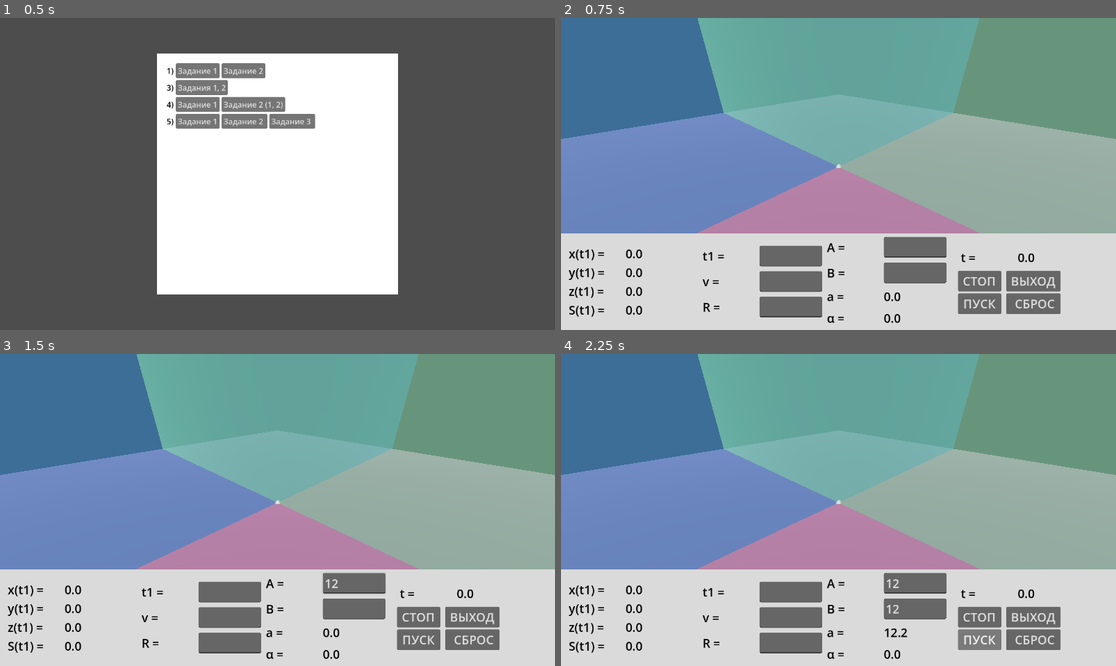
Above: before the commit, frames 1-4 (two rows, left to right).
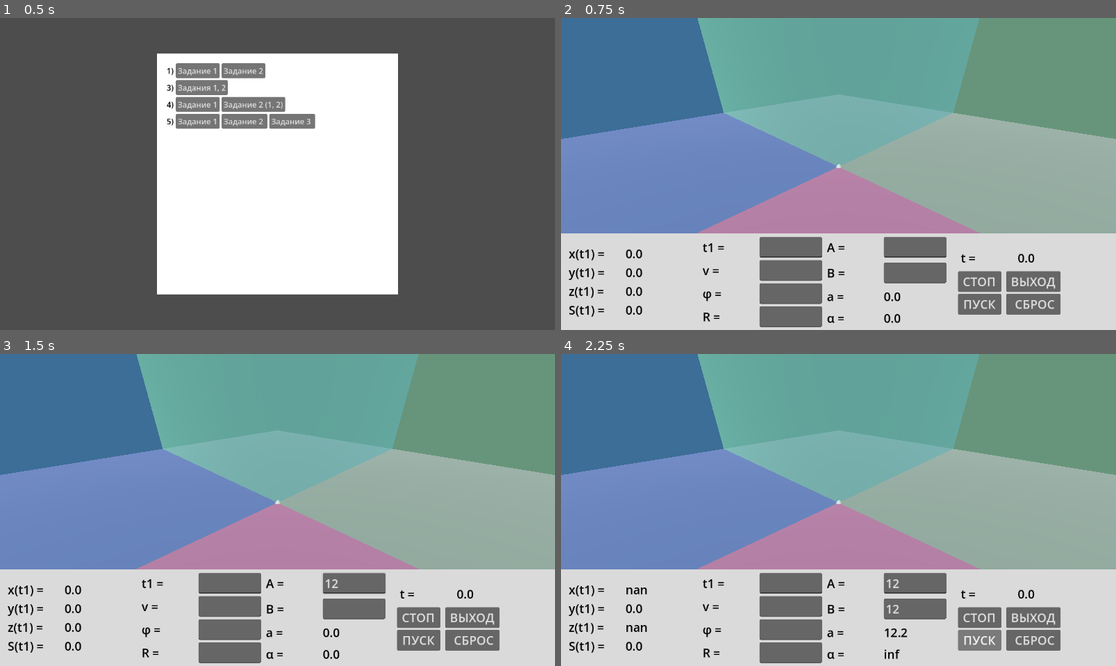
Above: after the commit, the same moments.

Repository: Null-oh/physics6sem
Game: Godot game, scene res://start.tscn
Two runs of this game, one before a commit and one after it. Both use one fixed random seed, a clock stepped at 60 frames per second and the inputs below.
Inputs (mouse positions are in pixels of both pictures, inside the frame that each line leads up to):
- Up to frame 1 (0.5 s): no input
- Up to frame 2 (0.75 s): click "Задание 2 (1, 2)" at 0.5 s
- Up to frame 3 (1.5 s): click (355, 584) at 1.27 s; type "12" at 1.35 s
- Up to frame 4 (2.25 s): click (916, 609) at 1.5 s; type "12" at 1.58 s; click "ПУСК" at 2 s

Frame 1 is identical in both runs. In frame 2, 2.1% of the frame differs, in the area x 25-90%, y 70-100%; in frame 3, 2.1%; in frame 4, 2.2%, in the area x 11-90%, y 46-100%.

Commit message:
fourth done

Diff:
--- a/four/four-two.gd
+++ b/four/four-two.gd
@@ -8,6 +8,7 @@
 @onready var aline = $info/ColorRect/MarginContainer/HBoxContainer/input2/a/avalue
 @onready var bline = $info/ColorRect/MarginContainer/HBoxContainer/input2/b/bvalue
 @onready var rline = $info/ColorRect/MarginContainer/HBoxContainer/input/r/rvalue
+@onready var philine = $info/ColorRect/MarginContainer/HBoxContainer/input/phi/philine
 
 @onready var xvalue = $info/ColorRect/MarginContainer/HBoxContainer/current/curX/xvalue
 @onready var yvalue = $info/ColorRect/MarginContainer/HBoxContainer/current/curY/yvalue
@@ -17,9 +18,12 @@
 @onready var accelvalue = $info/ColorRect/MarginContainer/HBoxContainer/input2/accel/accelvalue
 @onready var alphavalue = $info/ColorRect/MarginContainer/HBoxContainer/input2/alpha/alphavalue
 
-var v : float
+var v : float #абс. скорость
+var v_vert : float #вертикальная скорость
+var v_side : float #горизонтальная скорость
 var t1 : float
 var r : float
+
 var a : float
 var b : float
 
@@ -31,6 +35,8 @@
 var accel : float
 
 var alpha : float
+var phi : float #угол относительно горизонтали
+var omega : float #угловая скорость
 
 var simulation : bool = false
 
@@ -52,21 +58,25 @@
 			v += accel * delta
 			camera.position = cam_position + Vector3(0, y, 0)
 
-		y = v * t
+		#var phi_rad = deg_to_rad(phi)
+		v_vert = v * sin(deg_to_rad(phi))
+		v_side = v * cos(deg_to_rad(phi))
+		omega = v_side / r
 
-		#s = vt
-		#v = sqrt(v**2 + vy**2)
-		#s = sqrt( (omega*r)**2 + vy**2) ) * t
-		# = sqrt( r**2 + v**2 ) * t
+		alpha = omega * t
+
+		#y = v * t
+		y = v_vert * t
 
 		s = sqrt(r**2 + v**2) * t
 
-		x = r * cos(t)
-		z = r * sin(t)
+		x = r * cos(alpha)
+		z = r * sin(alpha)
 
-		alpha = rad_to_deg(atan2(z, x))
+		#alpha = rad_to_deg(atan2(z, x))
 
 		ball.position = Vector3(x, y, z)
+		print(snapped(ball.position.x, 0.01), "   ", snapped(ball.position.y, 0.01))
 
 		write()
 
@@ -82,7 +92,7 @@
 	tvalue.text = str(snapped(t, 0.1))
 	svalue.text = str(snapped(s, 0.01))
 	accelvalue.text = str(snapped(accel, 0.01))
-	alphavalue.text = str(snapped(alpha, 0.01))
+	alphavalue.text = str(snapped(rad_to_deg(alpha), 0.01))
 
 func read():
 	v = get_lines(vline)
@@ -90,6 +100,7 @@
 	a = get_lines(aline)
 	b = get_lines(bline)
 	r = get_lines(rline)
+	phi = get_lines(philine)
 
 func reset():
 	simulation = false
--- a/four/four-two.tscn
+++ b/four/four-two.tscn
@@ -146,7 +146,7 @@
 [node name="input" type="VBoxContainer" parent="info/ColorRect/MarginContainer/HBoxContainer" unique_id=285396060]
 layout_mode = 2
 size_flags_vertical = 4
-theme_override_constants/separation = 10
+theme_override_constants/separation = 5
 
 [node name="t1" type="HBoxContainer" parent="info/ColorRect/MarginContainer/HBoxContainer/input" unique_id=334598132]
 layout_mode = 2
@@ -174,6 +174,21 @@
 text = " v = "
 
 [node name="vvalue" type="LineEdit" parent="info/ColorRect/MarginContainer/HBoxContainer/input/v" unique_id=535605498]
+custom_minimum_size = Vector2(130, 0)
+layout_mode = 2
+theme_override_font_sizes/font_size = 25
+
+[node name="phi" type="HBoxContainer" parent="info/ColorRect/MarginContainer/HBoxContainer/input" unique_id=1393174686]
+layout_mode = 2
+
+[node name="phi" type="Label" parent="info/ColorRect/MarginContainer/HBoxContainer/input/phi" unique_id=637253302]
+custom_minimum_size = Vector2(120, 0)
+layout_mode = 2
+theme_override_colors/font_color = Color(0, 0, 0, 1)
+theme_override_font_sizes/font_size = 25
+text = " φ = "
+
+[node name="philine" type="LineEdit" parent="info/ColorRect/MarginContainer/HBoxContainer/input/phi" unique_id=323781617]
 custom_minimum_size = Vector2(130, 0)
 layout_mode = 2
 theme_override_font_sizes/font_size = 25
Not shown, changed: img/bwtiles.png.import
